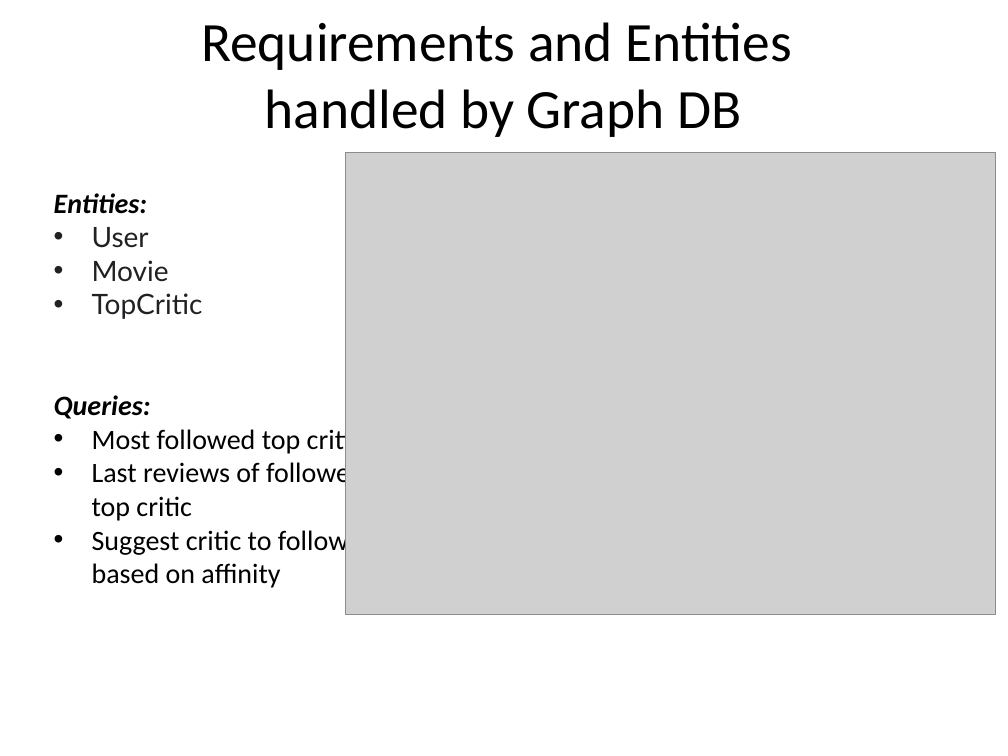
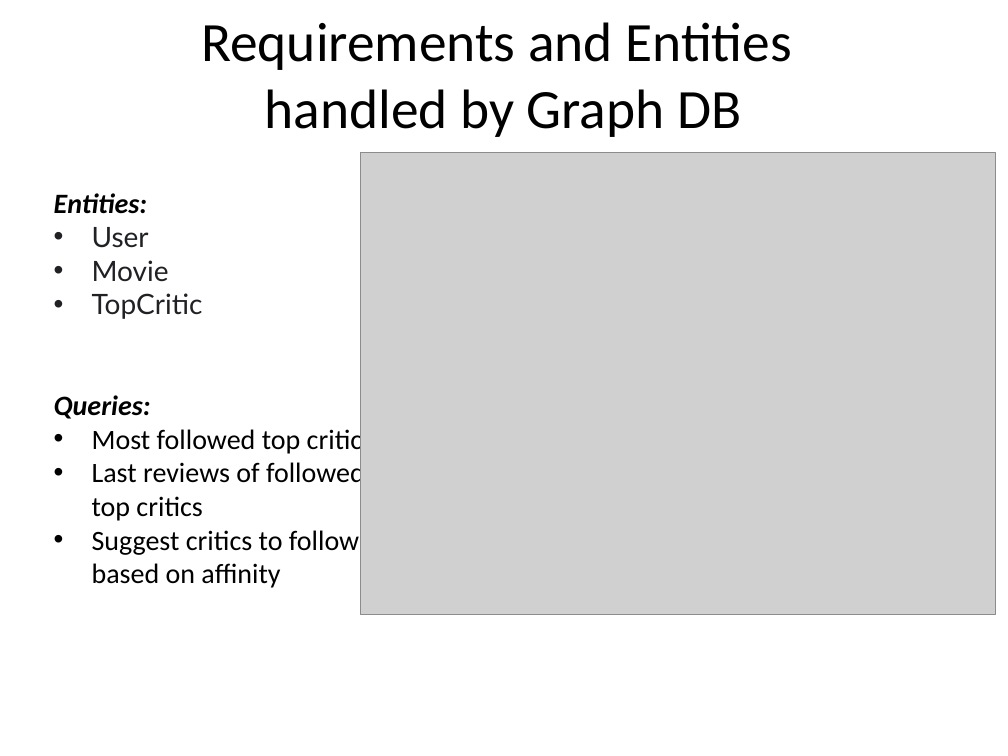
Before and after one commit to glmquint/RottenMovies, a slide deck: slide 7 of Presentazione.pptx. Drawn at 1008x756 pixels with LibreOffice and Linux fonts; fonts in the diff are those of the drawing; grey boxes stand for pictures; background and template pictures are left out. Boxes give left, top, right and bottom in pixels: in the first picture for what was removed or moved away, otherwise in the second. Text is boxed around its words. In the diff, an @@ line names an element or a change of style, - is before the commit and + after.

Commit message:
fix typos in presentation and diagrams

```diff
--- a/Presentazione.pptx
+++ b/Presentazione.pptx
@@ picture: place and size @@
-picture at <box>346,152,996,615</box>
+picture at <box>360,152,995,615</box>
@@ text at <box>92,426,373,588</box>: text changed @@
-• Most followed top critic
-• Last reviews of followed top critic
-• Suggest critic to follow based on affinity
+• Most followed top critics
+• Last reviews of followed top critics
+• Suggest critics to follow based on affinity
```
Also in this commit, not shown: 4 other slides changed, 3 other files.
